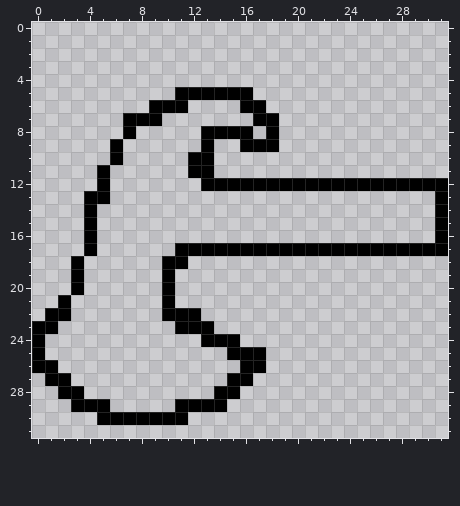
File history of a pixel-art file, norwegian.aseprite. The picture above was drawn from the file before the commit.
32x32 pixels, 1 frame.
The same view after the edit:
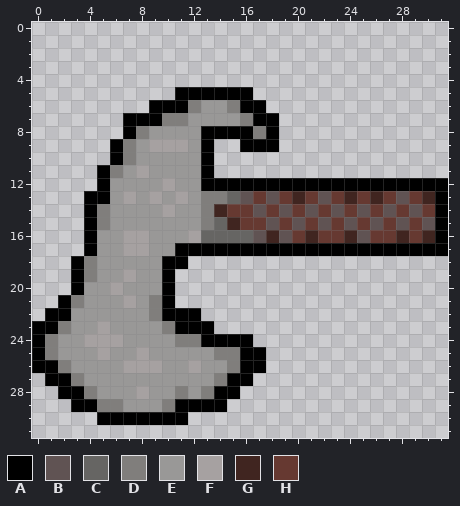
Palette (. is transparent): A #000000  B #605353  C #666563  D #807e7c  E #999897  F #a6a1a1  G #402520  H #663931
Edits made:
layer "Handle" added
layer "Design" added
layer "LIL shi" added
y 6: x 12..15 .... -> DEED
y 7: x 10..16 ....... -> DDEEEED
y 8: x 8..12 ..... -> DEEEE; x 17 . -> D
y 9: x 7..12 ...... -> DEFFFE
y 10: x 7..12 .....A -> DEEEEE
y 11: x 6..12 ......A -> DEFEEEE
y 12: x 6..12 ....... -> EEEEFEE
y 13: x 6..30 ......................... -> EFEFEFEDDCBHBHGHBHGHGHBHG
y 14: x 5..30 .......................... -> DEEEEFEEDGHHBHBHBHBHBHBHBH
y 15: x 5..30 .......................... -> DEEEEEEEDCGHHBHBHBHBHBHBHB
y 16: x 5..30 .......................... -> EEFFEEEFCCCCBGBHGHHGBHHGHG
y 17: x 5..10 ...... -> EEFFEE
y 18: x 4..9 ...... -> DEEEEE
y 19: x 4..9 ...... -> DEEFEE
y 20: x 4..9 ...... -> EEFEEE
y 21: x 3..9 ....... -> DEEEFED
y 22: x 3..9 ....... -> EEEEEED
y 23: x 2..10 ......... -> DEEFEEEED
y 24: x 1..12 ............ -> DEEFFFEEEEDD; x 16 . -> A
y 25: x 1..15 ..............A -> DEEEFEEFEEEEEDD
y 26: x 2..15 .............. -> DEEEEFFFEEFEED
y 27: x 3..14 ............ -> DEEEEEEEEEED
y 28: x 4..13 .......... -> DEEEFEEDED
y 29: x 5..10 A..... -> DDEEED
